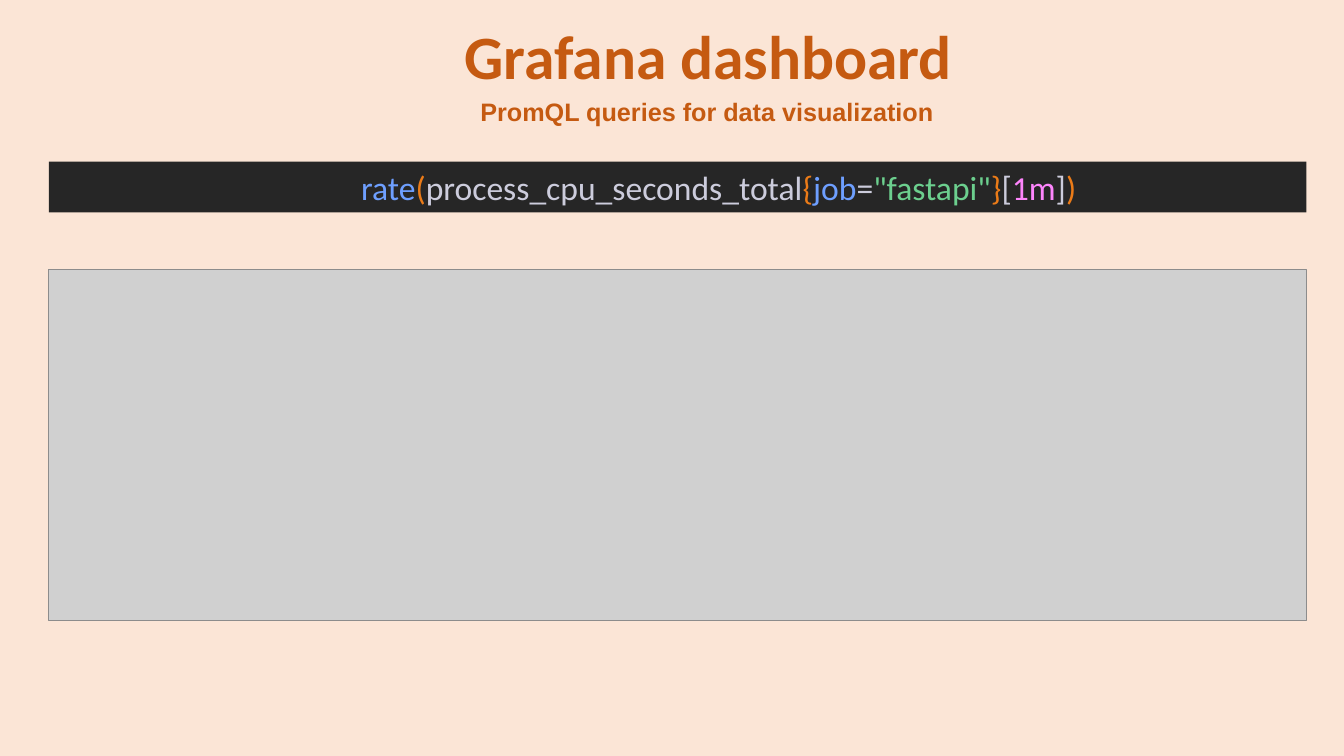
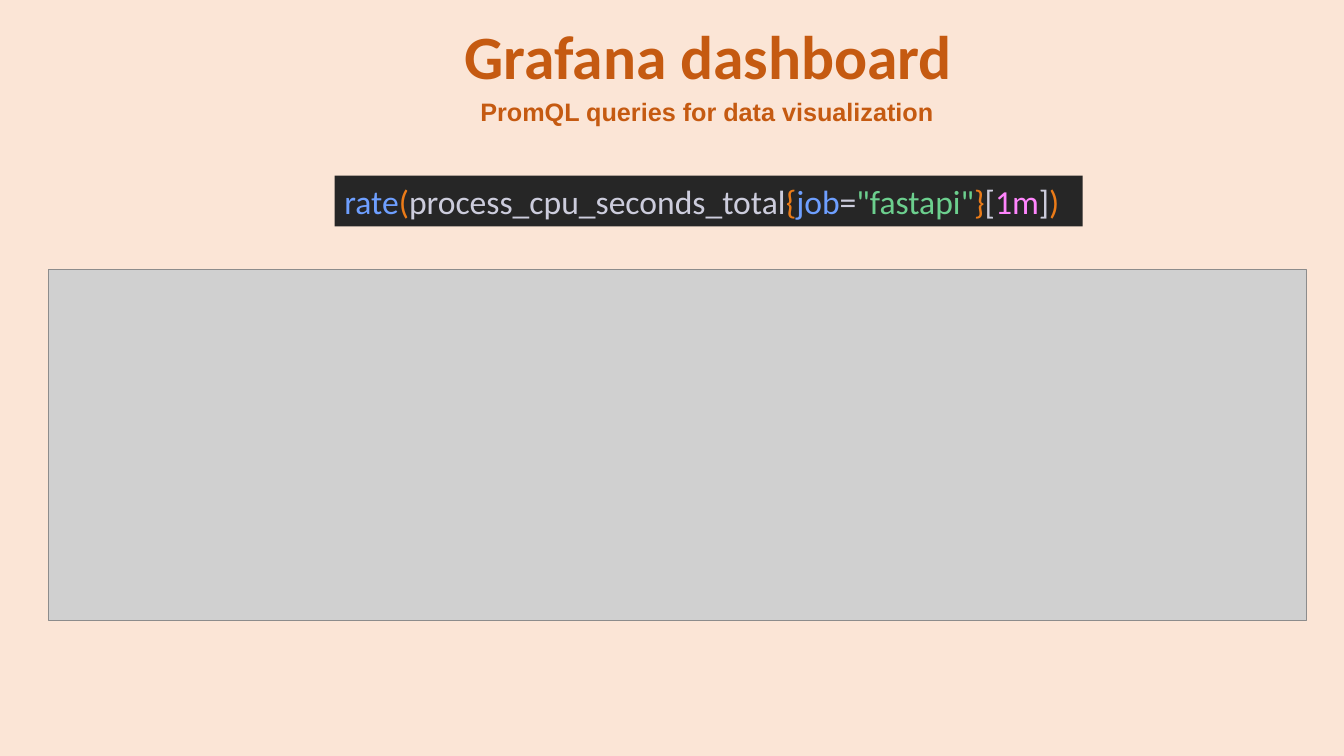
Before and after one commit to se4ai2223-uniba/architectural-style-recognition, a slide deck: slide 18 of docs/ArchiNet Team-Milestone 6.pptx. Drawn at 1344x756 pixels with LibreOffice and Linux fonts; fonts in the diff are those of the drawing; grey boxes stand for pictures. Boxes give left, top, right and bottom in pixels: in the first picture for what was removed or moved away, otherwise in the second. Text is boxed around its words. In the diff, an @@ line names an element or a change of style, - is before the commit and + after.

```diff
--- a/docs/ArchiNet Team-Milestone 6.pptx
+++ b/docs/ArchiNet Team-Milestone 6.pptx
@@ rectangle "rate(process_cpu_seconds_total{job="fastapi"}[1m])": place and size @@
-rectangle "rate(process_cpu_seconds_total{job="fastapi"}[1m])" at (48,161,1307,212)
+rectangle "rate(process_cpu_seconds_total{job="fastapi"}[1m])" at (335,175,1083,226)
```
Also in this commit, not shown: 3 other slides changed.
